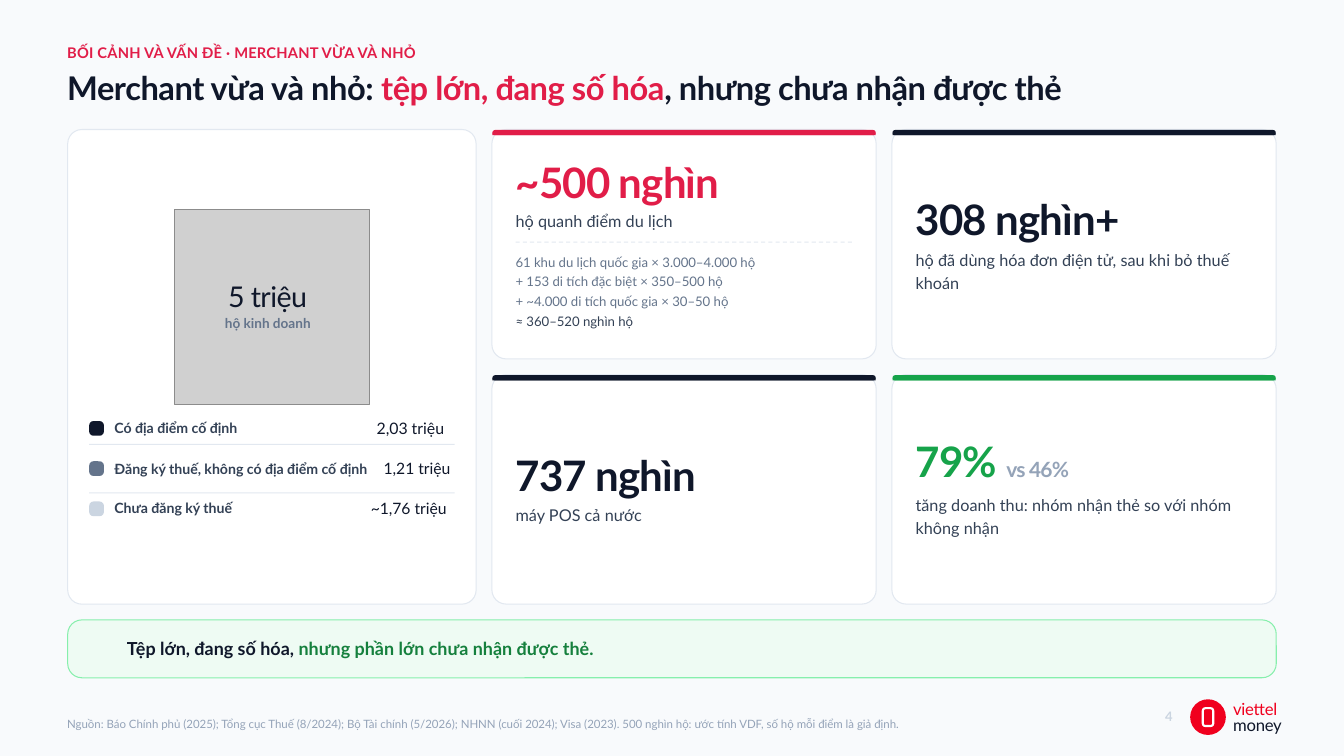
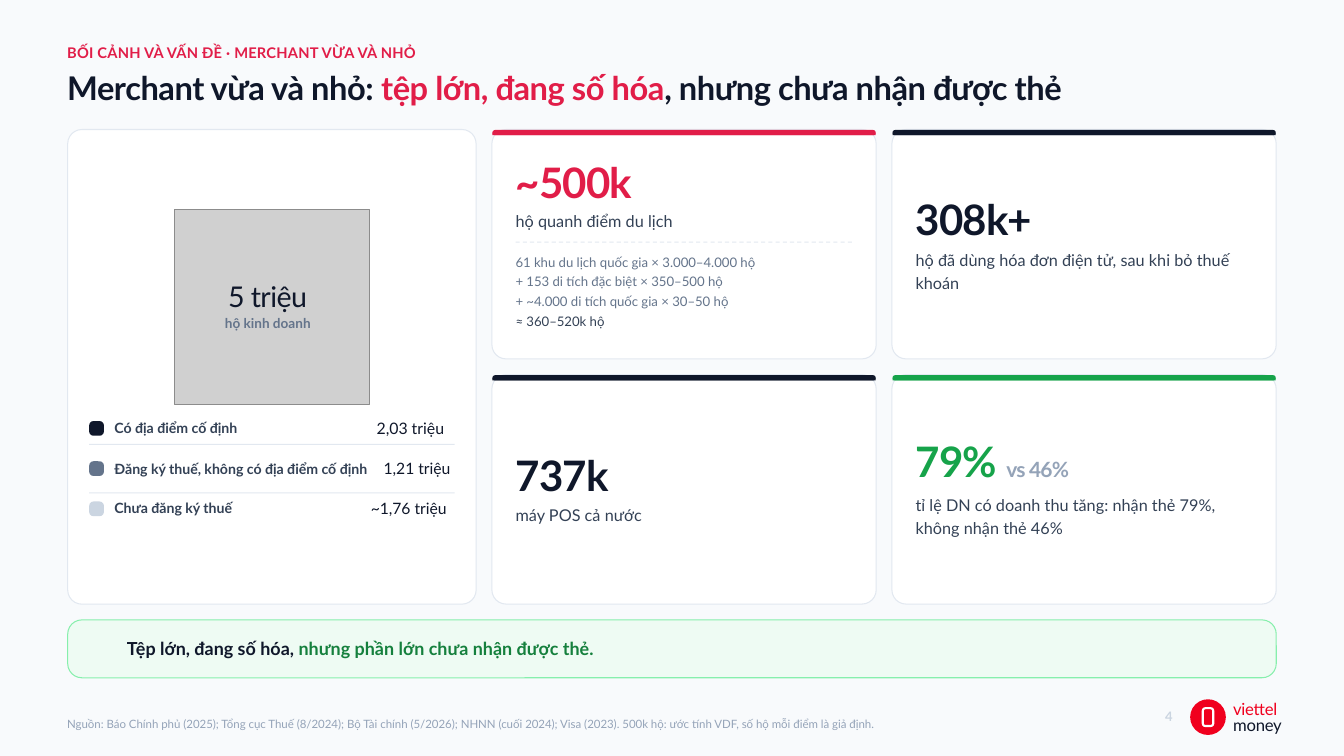
Before and after one commit to hnhuy2403/merchant_new, a slide deck: slide 4 of _bmad-output/planning-artifacts/to-trinh-merchant-the-he-moi-slides.pptx. Drawn at 1344x756 pixels with LibreOffice and Linux fonts; fonts in the diff are those of the drawing; grey boxes stand for pictures; background and template pictures are left out. Boxes give left, top, right and bottom in pixels: in the first picture for what was removed or moved away, otherwise in the second. Text is boxed around its words. In the diff, an @@ line names an element or a change of style, - is before the commit and + after.

Commit message:
slide final

```diff
--- a/_bmad-output/planning-artifacts/to-trinh-merchant-the-he-moi-slides.pptx
+++ b/_bmad-output/planning-artifacts/to-trinh-merchant-the-he-moi-slides.pptx
@@ text at (516,166,632,199): text changed @@
-~500 nghìn
+~500k
@@ text at (916,203,1032,236): text changed @@
-308 nghìn+
+308k+
@@ text at (526,316,605,329): text changed @@
-≈ 360–520 nghìn hộ
+≈ 360–520k hộ
@@ text at (516,459,609,492): text changed @@
-737 nghìn
+737k
@@ text at (916,499,1216,537): text changed @@
-tăng doanh thu: nhóm nhận thẻ so với nhóm không nhận
+tỉ lệ DN có doanh thu tăng: nhận thẻ 79%, không nhận thẻ 46%
@@ text at (67,718,874,730): text changed @@
-Nguồn: Báo Chính phủ (2025); Tổng cục Thuế (8/2024); Bộ Tài chính (5/2026); NHNN (cuối 2024); Visa (2023). 500 nghìn hộ: ước tính VDF, số hộ mỗi điểm là giả định.
+Nguồn: Báo Chính phủ (2025); Tổng cục Thuế (8/2024); Bộ Tài chính (5/2026); NHNN (cuối 2024); Visa (2023). 500k hộ: ước tính VDF, số hộ mỗi điểm là giả định.
```
Also in this commit, not shown: 3 other slides changed, 3 other files.
